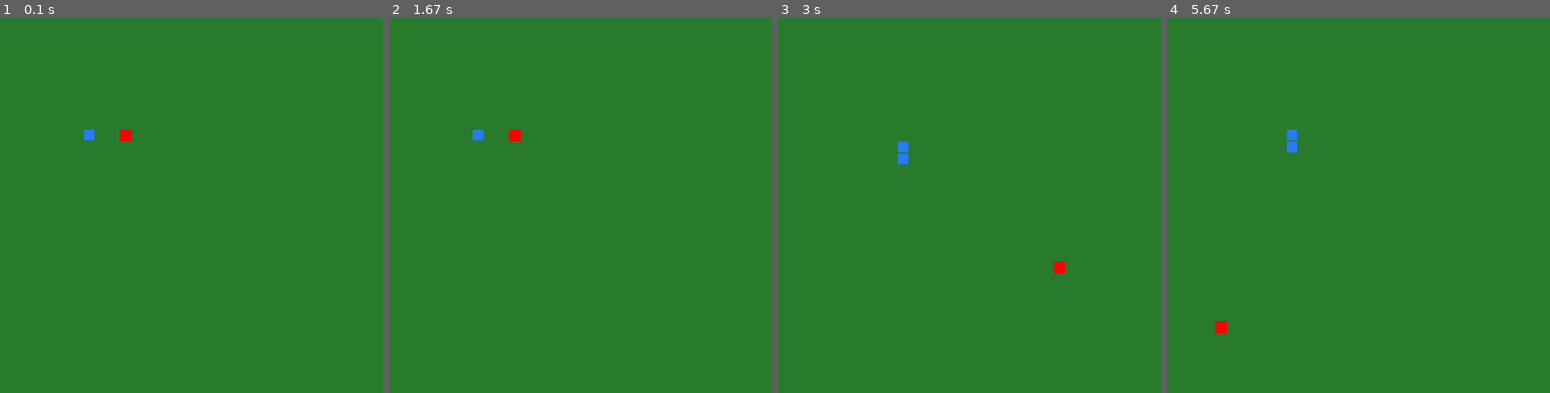
Above: before the commit, frames 1-4 (left to right).
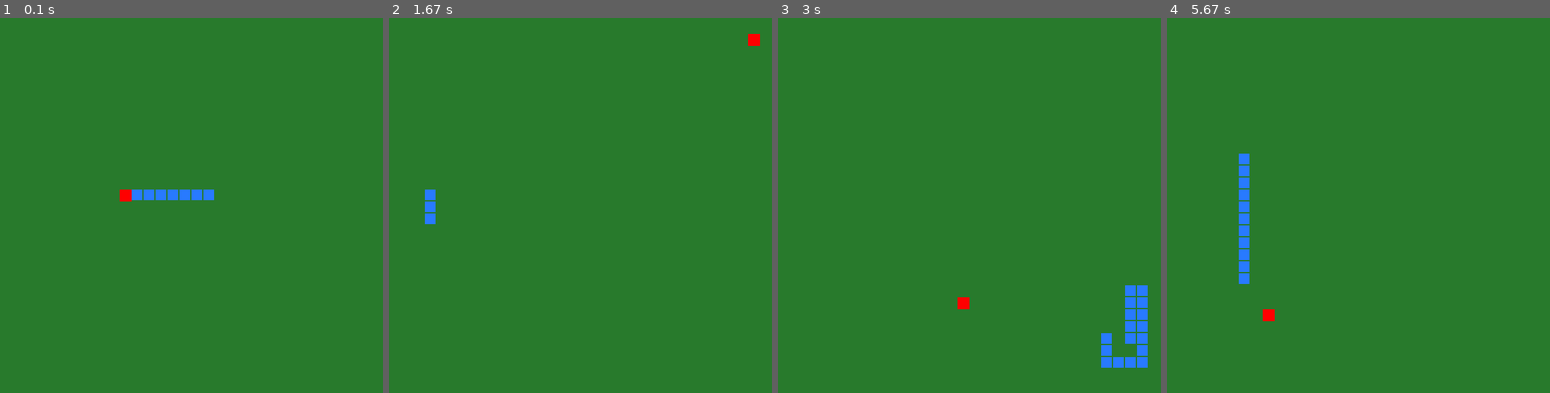
Above: after the commit, the same moments.

Repository: jessetoiber/snAIk
Game: pygame game, started from snaik.py
Same seed, same stepped clock (60 frames per second), same inputs: the game is played once before the commit and once after it.
Inputs:
- Up to frame 1 (0.1 s): no input
- Up to frame 2 (1.67 s): tap Space at 0.33, 0.73, 1.03, 1.23, 1.57 s
- Up to frame 3 (3 s): tap Space at 1.87, 2.07, 2.37, 2.63, 2.97 s
- Up to frame 4 (5.67 s): tap Space at 3.27, 3.4, 3.8, 4.1, 4.47, 4.87, 5.17, 5.37 s

The runs differ from the first frame. In frame 1, 0.8% of the frame differs, in the area x 21-56%, y 29-49%; in frame 2, 0.5%; in frame 3, 1.7%, in the area x 31-97%, y 32-94%; in frame 4, 1.2%.

Commit message:
refactor game start and game driver logic into small, digestible files

Diff:
--- a/snaik.py
+++ b/snaik.py
@@ -1,6 +1,6 @@
 # SNaiK program entry point
 
-from src.start_game import start
+from src.start_game import start_game
 
 if __name__ == '__main__':
-    start()
+    start_game()
--- /dev/null
+++ b/snaiks.py
@@ -0,0 +1,8 @@
+# SNaiK program entry point for multiple threaded games at once
+import threading
+from src.start_game import start_game
+
+if __name__ == '__main__':
+    for i in range(0,4):
+        x = threading.Thread(target=start_game)
+        x.start()
--- a/src/game/game_driver.py
+++ b/src/game/game_driver.py
@@ -1,43 +1,13 @@
-from pandas import *
 from src.game.game_models import *
 from src.game.game_engine import *
-from src.game.game_graphics import *
 from src.game.game_next_move_decision_helpers import *
-import time
 
 # game constants
-tick_rate_seconds = .05
+__tick_rate_seconds = .001
 
-def run_snake_game():
+def drive_game():
     game_engine = GameEngine()
-    game_graphics_window = GameGraphicsWindow()
 
     # Run until the user asks to quit
-    while True:
-        # if user closed game window
-        if GameGraphicsWindow.check_if_user_quit():
-            break
-
-        if GameGraphicsWindow.check_if_user_restart():
-            game_engine.restart()
-
-        if not game_engine.snake_still_alive:
-            game_graphics_window.display_restart_game_text()
-        else:
-            run_single_game_move(game_engine)
-            game_graphics_window.draw_screen(game_engine.state)
-
-        time.sleep(tick_rate_seconds)
-
-
-# moves the board exactly one move
-def run_single_game_move(engine):
-    # control how the sname decides next move
-
-    # move_direction = get_player_manual_move_input()
-    #   OR
-    # move_direction = always_win(engine.state.goal[0], engine.state.goal[1])
-    #   OR
-    move_direction = get_direction_by_thinking(engine.state.head_direction, engine.state.snake.as_array(), engine.state.goal[0], engine.state.goal[1])
-
-    return engine.execute_game_tick(move_direction)
+    while game_engine.running:
+        game_engine.execute_game_tick(__tick_rate_seconds)
--- a/src/game/game_engine.py
+++ b/src/game/game_engine.py
@@ -1,5 +1,7 @@
 from src.game.game_models import *
-
+from src.game.game_next_move_decision_helpers import *
+from src.game.game_graphics import *
+import time
 class GameEngine:
     __ignore_conflict_moves = False
     def __init__(self):
@@ -7,9 +9,31 @@
 
     def restart(self):
         self.state = GameState()
+        self.window = GameGraphicsWindow()
         self.snake_still_alive = True
+        self.running = True
 
-    def execute_game_tick(self, direction):
+    def quit(self):
+        self.running = False
+
+    def execute_game_tick(self, tick_speed_seconds):
+        # if user closed game window
+        if GameGraphicsWindow.check_if_user_quit():
+            self.quit()
+            return
+
+        if GameGraphicsWindow.check_if_user_restart():
+            self.restart()
+            return
+
+        time.sleep(tick_speed_seconds)
+
+        if not self.snake_still_alive:
+            self.window.display_restart_game_text()
+            return
+
+        direction = self.__get_next_direction_for_head()
+
         if direction is not None:
             if not self.__ignore_conflict_moves or not Direction.is_death_combo(self.state.head_direction, direction):
                 self.state.head_direction = direction
@@ -30,7 +54,17 @@
             self.state.snake.add(old_tail_copy)
             self.place_new_goal()
 
+        self.window.draw_screen(self.state)
         #self.state.print()
+
+    def __get_next_direction_for_head(self):
+        # here we control how to decide the snake's next move
+        #
+        # return get_player_manual_move_input()
+        #   OR
+        # return always_win(self.state.goal[0], self.state.goal[1])
+        #   OR
+        return get_direction_by_thinking(self.state.head_direction, self.state.snake.as_array(), self.state.goal[0], self.state.goal[1])
 
     def move_snake_segments(self):
         cur = self.state.snake.head
--- a/src/game/game_models.py
+++ b/src/game/game_models.py
@@ -1,4 +1,5 @@
 from enum import Enum
+from pandas import *
 import random
 
 class ListNode:
@@ -75,6 +76,11 @@
         (x, y) = self.goal
         grid[x][y] = 'G'
 
+        grid = list(zip(*grid[::-1]))
+        grid = list(zip(*grid[::-1]))
+        grid = list(zip(*grid[::-1]))
+
+        print("\n----\n")
         print(DataFrame(grid))
 
 class TileType(Enum):
--- a/src/start_game.py
+++ b/src/start_game.py
@@ -1,4 +1,4 @@
-from src.game.game_driver import run_snake_game
+from src.game.game_driver import drive_game
 
-def start():
-    run_snake_game()
+def start_game():
+    drive_game()
